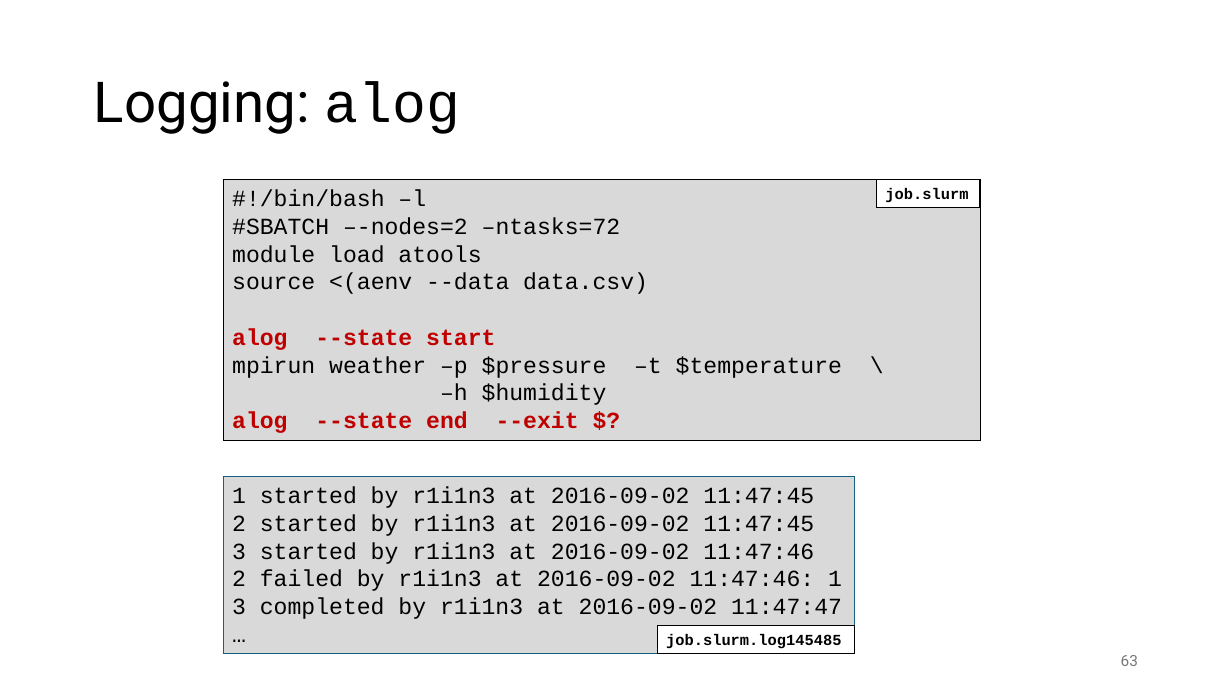
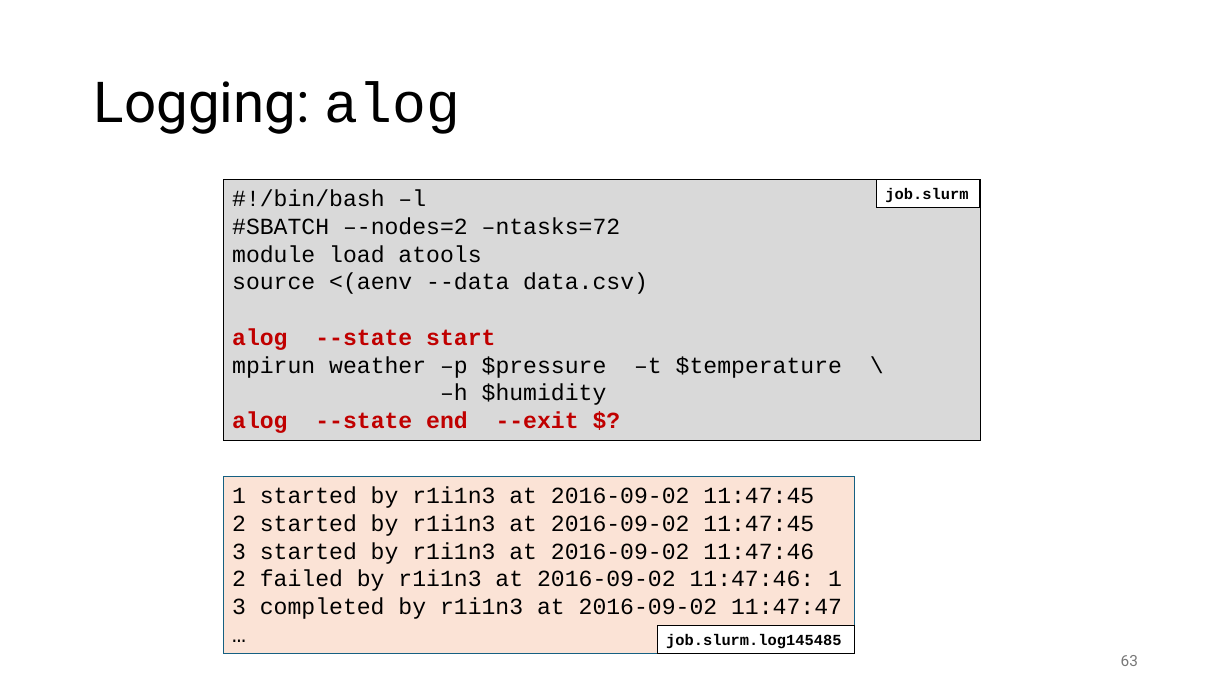
Before and after one commit to gjbex/Workflows-for-HPC, a slide deck: slide 63 of workflow_for_HPC.pptx. Drawn at 1232x693 pixels with LibreOffice and Linux fonts; fonts in the diff are those of the drawing. Boxes give left, top, right and bottom in pixels: in the first picture for what was removed or moved away, otherwise in the second. Text is boxed around its words. In the diff, an @@ line names an element or a change of style, - is before the commit and + after.

```diff
--- a/workflow_for_HPC.pptx
+++ b/workflow_for_HPC.pptx
@@ rectangle "1 started by r1i1n3 at ..." at [223, 476, 855, 653]: fill #D9D9D9 to #FBE3D6 @@
```
Also in this commit, not shown: 2 other slides changed.
